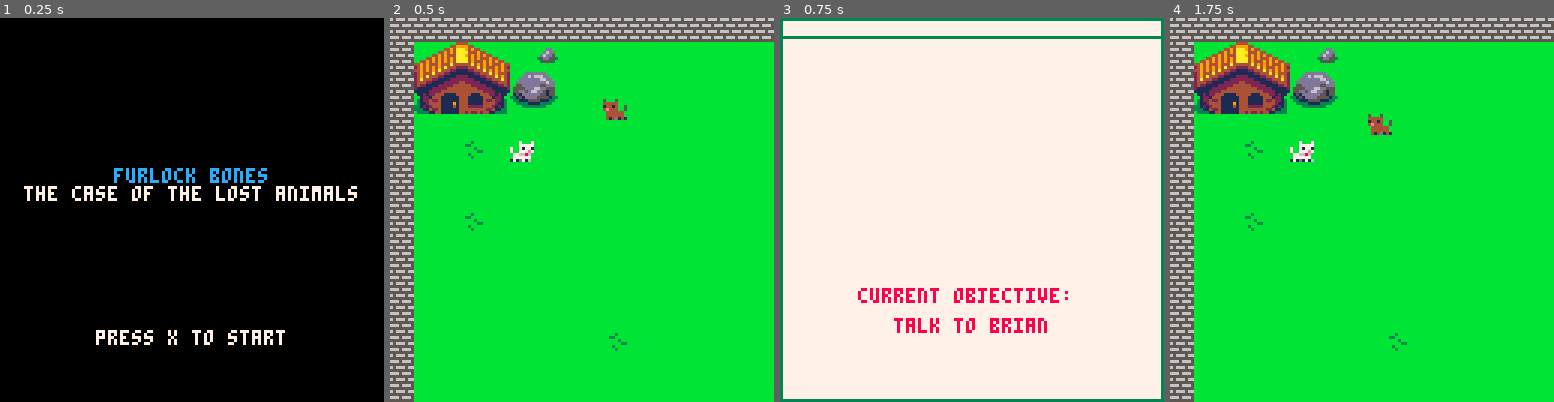
Above: before the commit, frames 1-4 (left to right).
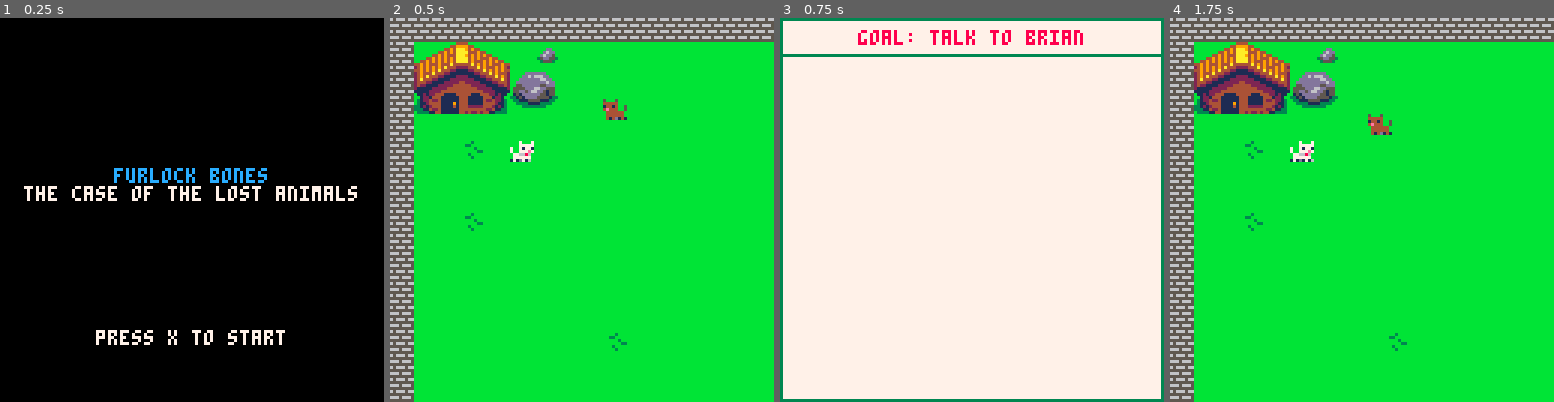
Above: after the commit, the same moments.

Repository: Mackeriah/FurlockBones-game
Game: PICO-8 cartridge furlock bones.p8
Same seed, same stepped clock (60 frames per second), same inputs: the game is played once before the commit and once after it.
Inputs:
- Up to frame 1 (0.25 s): no input
- Up to frame 2 (0.5 s): tap X (X key) at 0.33 s
- Up to frame 3 (0.75 s): tap O (Z key) at 0.7 s
- Up to frame 4 (1.75 s): tap X (X key) at 1.07 s; hold Right from 1.6 s (still down); tap O (Z key) at 1.7 s

Frames 1-2 are identical in both runs. In frame 3, 3.8% of the frame differs, in the area x 0-100%, y 3-83%; in frame 4, nothing differs.

Commit message:
not happy with complexity and messiness but it is working

Diff:
--- a/furlock bones.p8
+++ b/furlock bones.p8
@@ -32,7 +32,6 @@
 	poke(0x5f5c, 255) -- this means a held button (btnp) only registers once
 	create_inventory()
 	lost_animals()
-	currentObjective = "talk to brian"
 end
 
 function init_music()
@@ -75,7 +74,7 @@
 	if activeGame == false then draw_menu() end
 	if activeGame == true then draw_game() end
 	-- player.x-20,player.y-20,8
-	--print("lostAnimal: "..lostAnimal,player.x-20,player.y-20,8)
+	--print("inventory.state: "..inventory.state,player.x-20,player.y-20,8)
 end
 
 function draw_menu()
@@ -144,6 +143,7 @@
 	inventory={}
 	show_inventory = false
 	inventory.state = "objectives"
+	currentObjective = "goal: talk to brian"
 end
 
 function lost_animals()
@@ -154,6 +154,7 @@
 	--animal.direction = -1
 	animal.list = {"fox", "red panda"}
 	animal.active = 1
+	animal.takeHome = false
 end
 
 function on_inventory_button_press()
@@ -169,17 +170,12 @@
 end
 
 function draw_inventory()
-	-- draw inventory
-	if (inventory.state == "objectives") then
-		rectfill(0, 0, 127, 127, 7) -- fill screen
-		rect(0, 0, 127, 127, 3) -- border
-		rect(0, 0, 127, 6, 3) -- heading
-		display_objectives()
-	elseif (inventory.state == "display wordgame") then
+	rectfill(0, 0, 127, 127, 7) -- fill screen
+	rect(0, 0, 127, 127, 3) -- border
+	rect(0, 0, 127, 12, 3) -- heading
+	print_centered(currentObjective,4,8)
+	if (inventory.state == "display wordgame") then
 		launch_wordgame()
-		rectfill(0, 0, 127, 127, 6) -- fill screen
-		rect(0, 0, 127, 127, 3) -- border
-		rect(0, 0, 127, 6, 3) -- heading
 	end
 end
 
@@ -566,7 +562,7 @@
 
 		-- BRIAN
 		elseif conversation_state == "level1" and conversation.character == "brian" then
-			new_conversation({"ruff! morning furlock!", "PRESS X TO CONTINUE"})
+			new_conversation({"ruff! morning furlock!"})
 			if (btnp(❎)) then
 				conversation_state = "level2"
 			end
@@ -645,7 +641,6 @@
 	-- write text
 	for i=1, #conversation.string do  -- the # gets the legnth of the array 'text'
 		local txt = conversation.string[i]
-		-- local tx = textbox_x +1 -- add 1 pixel of outside of box and text
 		local tx = camera_x + 64 - #txt * 2 -- centre text based on length of string txt
 		local ty = conversationBox_y -5+(i*6) -- padding for top of box but because for loop starts at 1 we need to subtract 5
 		if (conversation_state == "start") and i == 1
@@ -655,13 +650,11 @@
 		else
 			print(txt, tx, ty, 1)
 		end
-		--print("PRESS X TO CONTINUE",)
 	end
 end
 
 function display_objectives()
-	print_centered("current objective: ",90,8)
-	print_centered(currentObjective,100,8)
+	--
 end
 
 -->8
@@ -686,11 +679,11 @@
 function launch_wordgame()
 	lostAnimal = animal.list[animal.active]
 	if lostAnimal == "fox" then
-		store_wordgame_questions({"a fox lives in a <       >"})
+		store_wordgame_questions({"a fox lives in a ?"})
 		store_wordgame_answers({"large den", "hive", "tree-house","very deep hole","sausage factory"})
 		wordgame.correct_answer = 1
 	elseif lostAnimal == "red panda" then
-		store_wordgame_questions({"a red panda lives in a <       >"})
+		store_wordgame_questions({"a red panda lives in a ?"})
 		store_wordgame_answers({"large den", "hive", "tree-house","very deep hole","sausage factory"})
 		wordgame.correct_answer = 3
 	end
@@ -709,13 +702,13 @@
 	local textbox_x = camera_x + 64 - maxTextWidth *2 -1 -- -1 for border and centred
 
 	-- draw text box at top of screen
-	local textbox_y = camera_y + 10 -- controls vertical location of text box (0 top, 127 bottom)
+	local textbox_y = camera_y + 16 -- controls vertical location of text box (0 top, 127 bottom)
 
 	local textbox_width = textbox_x+(maxTextWidth*4)  -- *4 to account for character width
 	local textbox_height = textbox_y + #wordgame.string * 6 -- *6 for character height
 
 	-- draw outer border text box
-	rectfill(textbox_x-2, textbox_y-2, textbox_width+2, textbox_height+2, 0)
+	--rectfill(textbox_x-2, textbox_y-2, textbox_width+2, textbox_height+2, 0)
 	rectfill(textbox_x, textbox_y, textbox_width, textbox_height, 12)
 
 	-- write text
@@ -742,7 +735,7 @@
 	local textbox_xx = camera_x + 64 - maxTextWidth *2 -1 -- -1 for border and centred
 
 	-- vertical text box location
-	local textbox_yy = camera_y + 20
+	local textbox_yy = camera_y + 22 -- first question starts here
 
 	local textbox_width2 = textbox_xx+(maxTextWidth*4)  -- *4 to account for character width
 	local textbox_height2 = textbox_yy + 6 -- *6 for character height
@@ -751,7 +744,7 @@
 	for i=1, #wordgame.pages_answers do  -- the # gets the legnth of the array 'text'
 		local txt = wordgame.pages_answers[i]
 		local tx = camera_x + 64 - #txt * 2 -- centre text based on length of string txt
-		local ty = textbox_yy - 5 +(i*16) -- padding for top of box but as loop starts at 1 we subtract 5
+		local ty = textbox_yy - 5 +(i*14) -- padding for top of box but as loop starts at 1 we subtract 5
 
 		if wordgame.pages_selection == i then
 			rectfill(tx-4,ty-4,tx+#txt*4+2,ty+6+2,8) -- this draws the border (to select answer)
@@ -759,30 +752,41 @@
 		rectfill(tx-2,ty-2,tx+#txt*4,ty+6,3) -- this draws the box
 		print(txt, tx, ty, 0) -- print the current possible answer
 		if correct == true then
-			print_centered("yes, well done!",108,11)
+			print_centered("yes, well done!",102,11)
+			print_centered("press x to close",110,11)
+			animal.takeHome = true
+			currentObjective = "take the animal home!"
+			inventory.state = ""
 		elseif correct == false then
 			print_centered("i don't think that's right", 108, 8)
 		end
 		print_centered("UP,DOWN AND X TO SELECT", 120, 13)
 	end
 
-	-- use up and down to select a question
-	if (btnp(3)) then
-		if wordgame.pages_selection > #wordgame.pages_answers-1 then
-			wordgame.pages_selection = 1
-			correct = none
-		else
-			wordgame.pages_selection += 1
-			correct = none
-		end
-	end
-	if (btnp(2)) then -- 2 is up
-		if wordgame.pages_selection == 1 then
-			wordgame.pages_selection = #wordgame.pages_answers
-			correct = none
-		else
-			wordgame.pages_selection -= 1
-			correct = none
+	-- use up and down to select a question unless already correctly answered
+	if correct == true then
+		if (btnp(❎)) then
+			inventory.state = ""
+			wordgame.pages = false
+		end
+	else
+		if (btnp(3)) then
+			if wordgame.pages_selection > #wordgame.pages_answers-1 then
+				wordgame.pages_selection = 1
+				correct = none
+			else
+				wordgame.pages_selection += 1
+				correct = none
+			end
+		end
+		if (btnp(2)) then -- 2 is up
+			if wordgame.pages_selection == 1 then
+				wordgame.pages_selection = #wordgame.pages_answers
+				correct = none
+			else
+				wordgame.pages_selection -= 1
+				correct = none
+			end
 		end
 	end
 
@@ -790,7 +794,7 @@
 	if (btnp(❎)) then
 		if wordgame.pages_selection == wordgame.correct_answer then
 			correct = true
-			animal.active += 1
+			--animal.active += 1 -- this moves on to next animal but use it elsewhere instead
 		else correct = false end
 	end
 end
